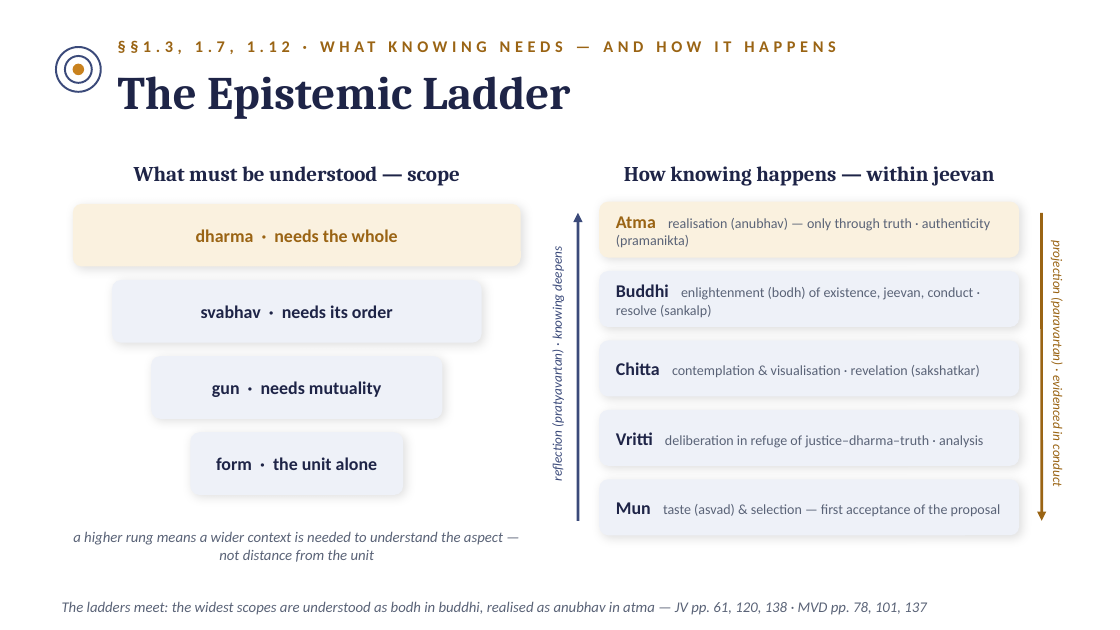
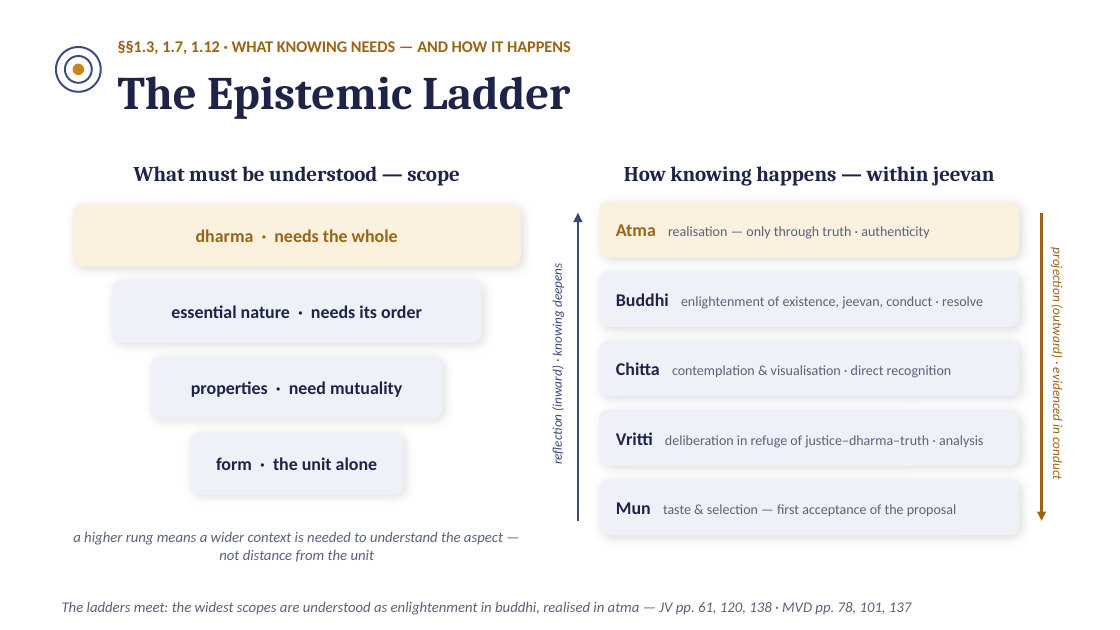
Before and after one commit to raghavamohan/AnalyticMadhyasthDarshan, a slide deck: slide 16 of Studies/The-Ontology-of-Coexistence/The-Ontology-of-Existence-Madhyasth-Darshan.pptx (slide 15 before the commit). Drawn at 1120x630 pixels with LibreOffice and Linux fonts; fonts in the diff are those of the drawing. Boxes give left, top, right and bottom in pixels: in the first picture for what was removed or moved away, otherwise in the second. Text is boxed around its words. In the diff, an @@ line names an element or a change of style, - is before the commit and + after.

```diff
--- a/Studies/The-Ontology-of-Coexistence/The-Ontology-of-Existence-Madhyasth-Darshan.pptx
+++ b/Studies/The-Ontology-of-Coexistence/The-Ontology-of-Existence-Madhyasth-Darshan.pptx
@@ text "§§1.3, 1.7, 1.12 · WHAT ..." at <box>118,40,571,54</box>: letter spacing 3 to 0 pt @@
@@ text at <box>616,224,929,239</box>: text changed @@
-Atma realisation (anubhav) — only through truth · authenticity (pramanikta)
+Atma realisation — only through truth · authenticity
@@ text at <box>549,267,565,464</box>: text changed @@
-reflection (pratyavartan) · knowing deepens
+reflection (inward) · knowing deepens
@@ text at <box>1050,253,1066,480</box>: text changed @@
-projection (paravartan) · evidenced in conduct
+projection (outward) · evidenced in conduct
@@ text at <box>616,293,983,309</box>: text changed @@
-Buddhi enlightenment (bodh) of existence, jeevan, conduct · resolve (sankalp)
+Buddhi enlightenment of existence, jeevan, conduct · resolve
@@ text at <box>171,305,422,318</box>: text changed @@
-svabhav · needs its order
+essential nature · needs its order
@@ text at <box>191,381,402,397</box>: text changed @@
-gun · needs mutuality
+properties · need mutuality
@@ text at <box>616,362,952,378</box>: text changed @@
-Chitta contemplation & visualisation · revelation (sakshatkar)
+Chitta contemplation & visualisation · direct recognition
@@ text at <box>616,502,957,516</box>: text changed @@
-Mun taste (asvad) & selection — first acceptance of the proposal
+Mun taste & selection — first acceptance of the proposal
@@ text at <box>62,601,911,615</box>: text changed @@
-The ladders meet: the widest scopes are understood as bodh in buddhi, realised as anubhav in atma — JV pp. 61, 120, 138 · MVD pp. 78, 101, 137
+The ladders meet: the widest scopes are understood as enlightenment in buddhi, realised in atma — JV pp. 61, 120, 138 · MVD pp. 78, 101, 137
```
Also in this commit, not shown: 18 other slides changed, 1 slide added.
